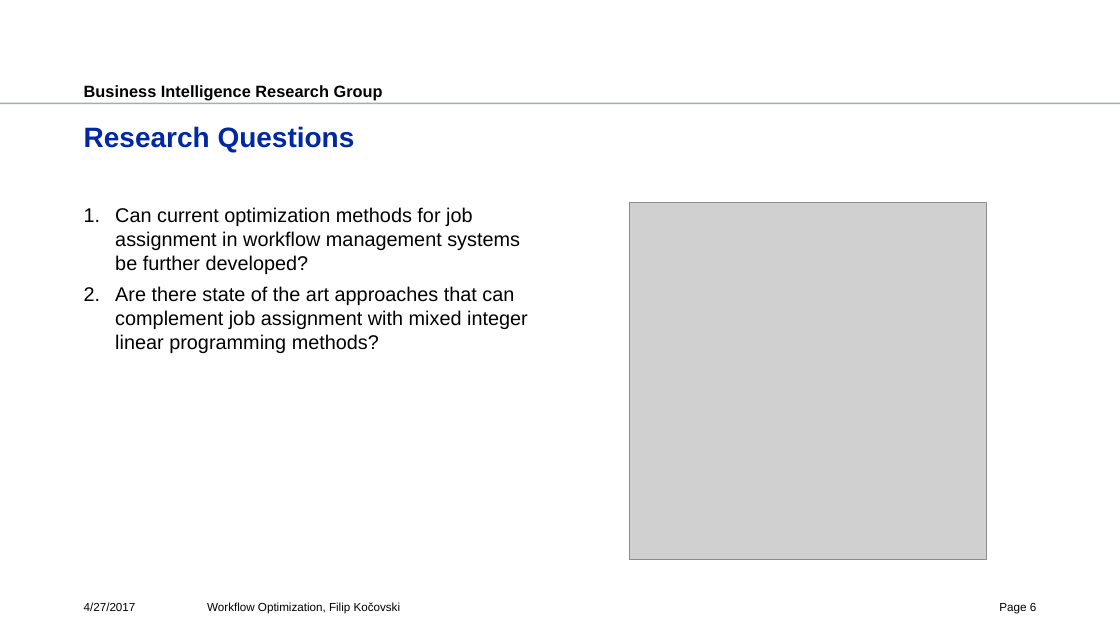
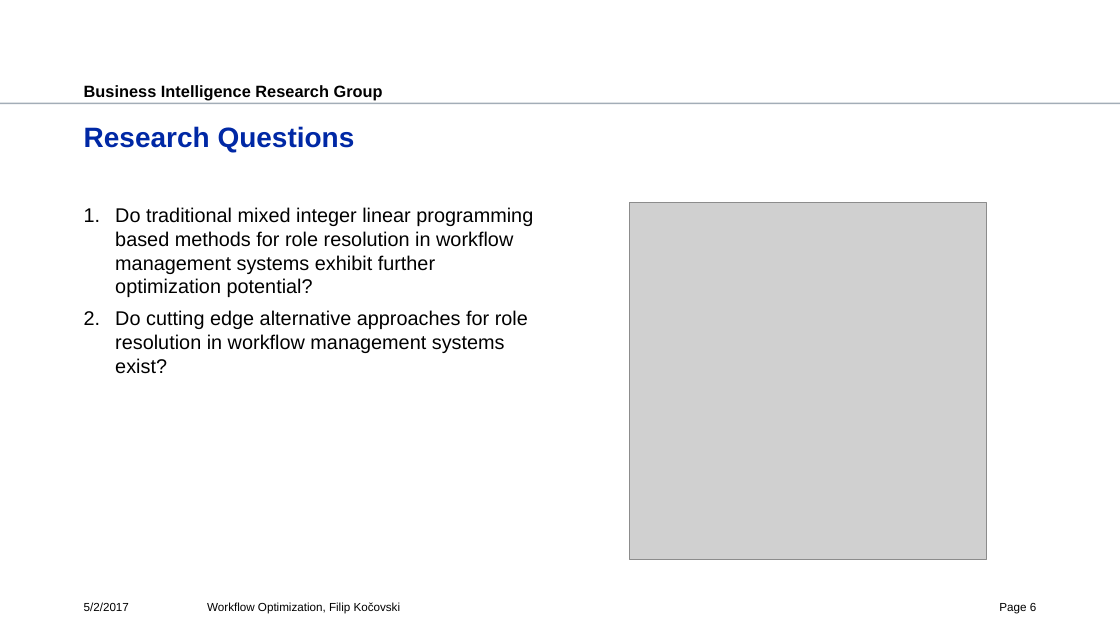
Before and after one commit to fkocovski/mt_presentation, a slide deck: slide 6 of Workflow Optimization.pptx. Drawn at 1120x630 pixels with LibreOffice and Linux fonts; fonts in the diff are those of the drawing; grey boxes stand for pictures; background and template pictures are left out. Boxes give left, top, right and bottom in pixels: in the first picture for what was removed or moved away, otherwise in the second. Text is boxed around its words. In the diff, an @@ line names an element or a change of style, - is before the commit and + after.

Commit message:
updates

```diff
--- a/Workflow Optimization.pptx
+++ b/Workflow Optimization.pptx
@@ text at [115,207,533,374]: text changed @@
-1. Can current optimization methods for job assignment in workflow management systems be further developed?
-2. Are there state of the art approaches that can complement job assignment with mixed integer linear programming methods?
+1. Do traditional mixed integer linear programming based methods for role resolution in workflow management systems exhibit further optimization potential?
+2. Do cutting edge alternative approaches for role resolution in workflow management systems exist?
@@ text at [84,602,129,611]: text changed @@
-4/27/2017
+5/2/2017
```
Also in this commit, not shown: 34 other slides changed.
